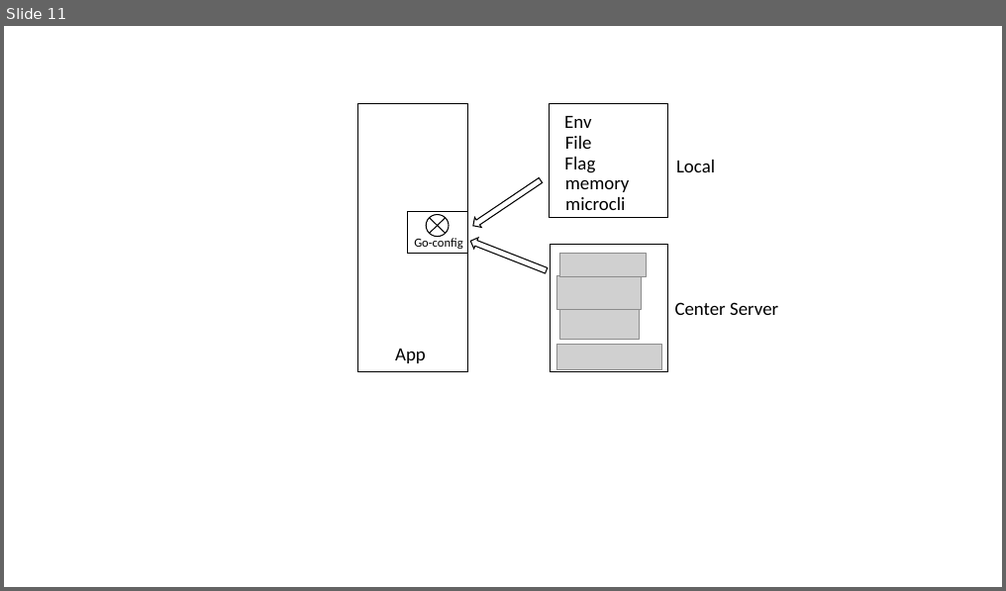
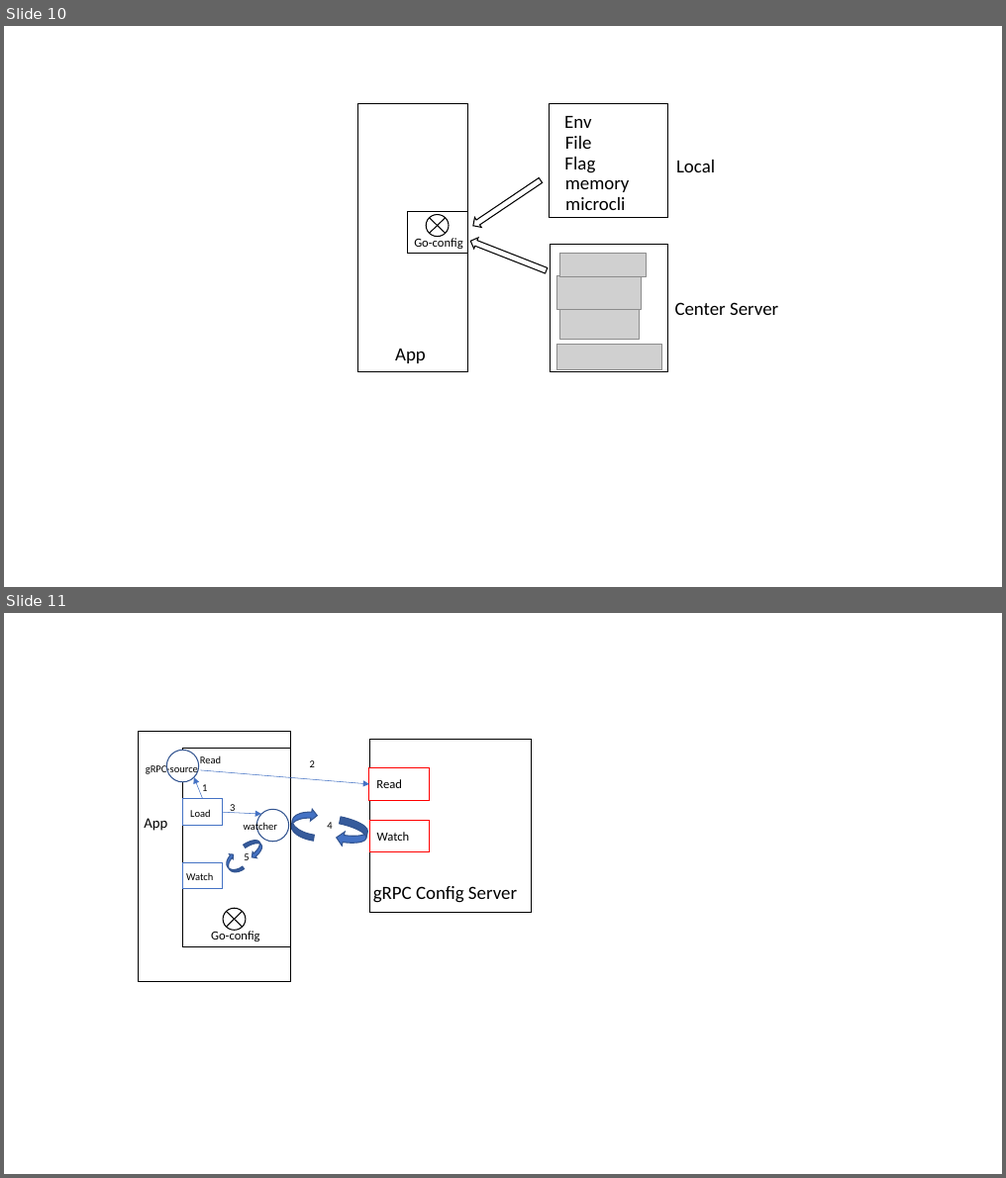
Before and after one commit to printfcoder/stack-rpc-tutorials, a slide deck: microservice-in-micro/docs/design.pptx. Shown one above the other, each under a label of ours: slide 11 before the commit, slides 10 and 11 after it. The pictures are 1006x591 and 1006x1178 pixels, drawn with LibreOffice and Linux fonts; fonts in the diff are those of the drawing; grey boxes stand for pictures. Boxes give left, top, right and bottom in pixels: in the first picture for what was removed or moved away, otherwise in the second. Text is boxed around its words. In the diff, an @@ line names an element or a change of style, - is before the commit and + after.

```diff
--- a/microservice-in-micro/docs/design.pptx
+++ b/microservice-in-micro/docs/design.pptx
@@ slide 11 added at box(4, 613, 1002, 1174), background #FFFFFF @@
@@ rectangle added at box(138, 731, 291, 981), fill #FFFFFF, outline #000000 1 pt @@
@@ ellipse added at box(166, 750, 199, 782), fill #FFFFFF, outline #325491 1 pt @@
@@ rectangle added at box(183, 748, 291, 947), fill #FFFFFF, outline #000000 1 pt @@
@@ text added at box(200, 756, 221, 763), 10 pt, text #000000 @@
+Read
@@ text added at box(310, 761, 315, 767), 10 pt, text #000000 @@
+2
@@ rectangle added at box(369, 739, 531, 912), fill #FFFFFF, outline #000000 1 pt @@
@@ text added at box(146, 764, 198, 776), 10 pt, text #000000 @@
+gRPC-source
@@ arrow added from (202, 799) to (194, 777), #4472C4 0.5 pt @@
@@ arrow added from (200, 770) to (369, 784), #4472C4 0.5 pt @@
@@ text added at box(202, 784, 207, 791), 10 pt, text #000000 @@
+1
@@ rectangle added at box(369, 768, 430, 800), fill #FFFFFF, outline #FF0000 1 pt @@
@@ text added at box(376, 779, 401, 788), 12 pt, text #000000 @@
+Read
@@ text added at box(144, 818, 167, 831), 14 pt, text #000000 @@
+App
@@ rectangle added at box(183, 799, 223, 825), fill #FFFFFF, outline #4472C4 1 pt @@
@@ text added at box(190, 809, 210, 817), 10 pt, text #000000 @@
+Load
@@ arrow added from (223, 812) to (261, 814), #4472C4 0.5 pt @@
@@ text added at box(230, 804, 235, 813), 10 pt, text #000000 @@
+3
@@ ellipse added at box(257, 809, 289, 842), fill #FFFFFF, outline #325491 1 pt @@
@@ curved left arrow added at box(290, 806, 319, 841), fill #4472C4, outline #325491 1 pt @@
@@ curved left arrow added at box(336, 817, 369, 851), fill #4472C4, outline #325491 1 pt @@
@@ rectangle added at box(369, 820, 430, 853), fill #FFFFFF, outline #FF0000 1 pt @@
@@ text added at box(244, 821, 277, 833), 10 pt, text #000000 @@
+watcher
@@ curved left arrow added at box(244, 837, 266, 861), fill #4472C4, outline #325491 1 pt @@
@@ text added at box(327, 822, 332, 829), 10 pt, text #000000 @@
+4
@@ text added at box(377, 832, 410, 841), 12 pt, text #000000 @@
+Watch
@@ rectangle added at box(183, 862, 223, 888), fill #FFFFFF, outline #4472C4 1 pt @@
@@ text added at box(186, 873, 213, 880), 10 pt, text #000000 @@
+Watch
@@ curved left arrow added at box(222, 853, 245, 876), fill #4472C4, outline #325491 1 pt @@
@@ text added at box(244, 854, 249, 861), 10 pt, text #000000 @@
+5
@@ flow chart summing junction added at box(223, 909, 245, 931), fill #FFFFFF, outline #000000 1 pt @@
@@ text added at box(373, 886, 517, 903), 18 pt, text #000000 @@
+gRPC Config Server
@@ text added at box(211, 930, 259, 942), 12 pt, text #000000 @@
+Go-config
@@ what was slide 11 is now slide 10 @@
```
Also in this commit, not shown: 1 slide removed, 2 other files.
